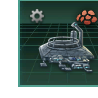
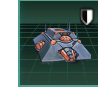
Revision of a layered 98x98 image; what changed, layer by layer:
removed layer "Pasted Layer" over (70, 5, 98, 32)
added group "resource icons" with 2 layers above "base building color reference" over (70, 5, 98, 32)
added layer "shield" in group "resource icons" over (79, 6, 95, 28)
renamed "building_wildcat_miners.dds" to "Pasted Layer", hid it, moved it into group "resource icons", painted on it over (28, 5, 98, 75)
renamed "gear copy" to "T1", painted on it over (28, 8, 91, 72)
